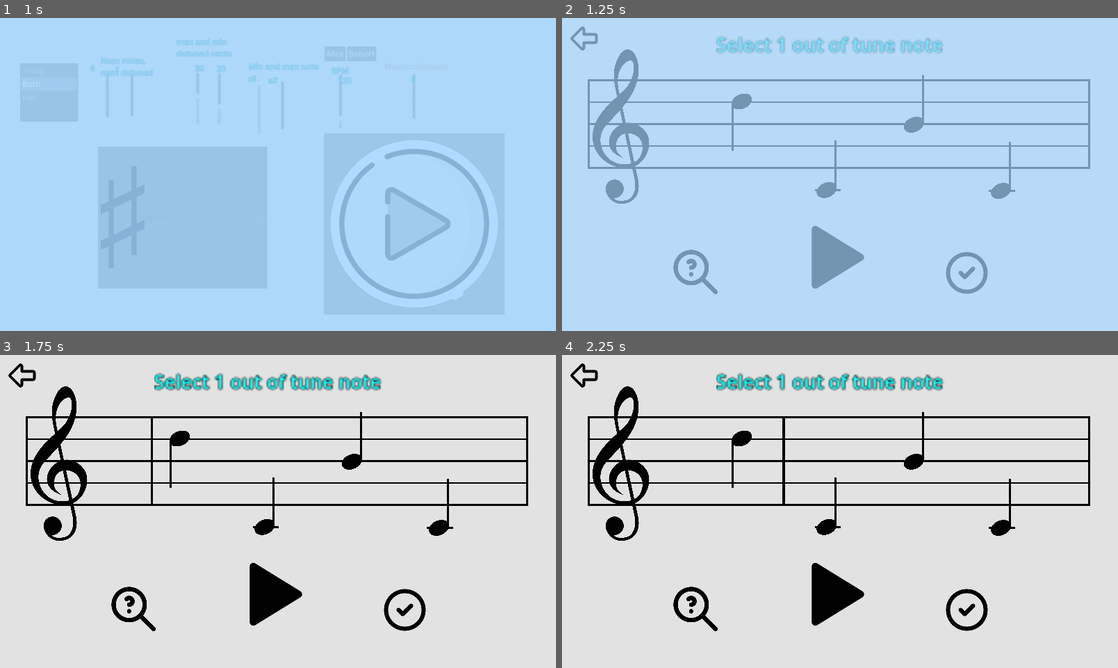
Above: before the commit, frames 1-4 (two rows, left to right).
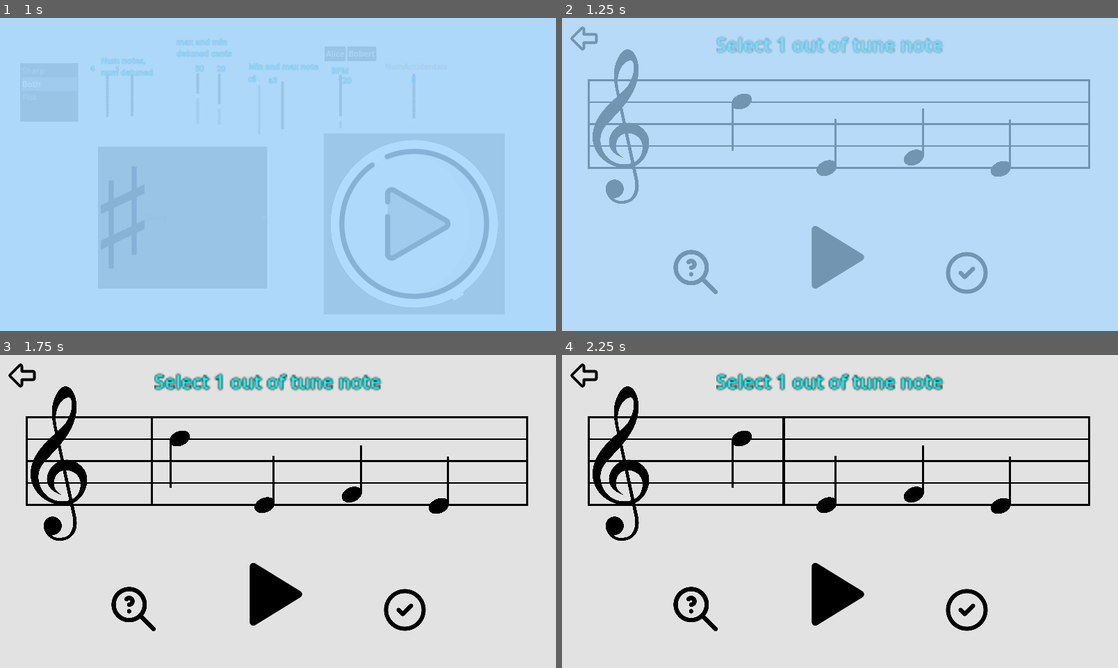
Above: after the commit, the same moments.

Repository: Sniggiho/COMP225-Reluna
Game: Godot game, scene res://Scenes/FreeplaySettingsMenu/FreeplaySettingsMenu.tscn
Same seed, same stepped clock (60 frames per second), same inputs: the game is played once before the commit and once after it. This scene is started directly instead of the project's main scene.
Inputs (mouse positions are in pixels of both pictures, inside the frame that each line leads up to):
- Up to frame 1 (1 s): click (411, 224) at 0.5 s
- Up to frame 2 (1.25 s): no input
- Up to frame 3 (1.75 s): click (272, 592) at 1.25 s
- Up to frame 4 (2.25 s): click (834, 592) at 2 s

Frame 1 is identical in both runs. In frame 2, 0.9% of the frame differs, in the area x 45-82%, y 18-58%; in frame 3, 0.9%; in frame 4, 0.9%.

Commit message:
resolve bySharps and min/max note errors

Diff:
--- a/Project/Scenes/FreeplaySettingsMenu/BySharp.gd
+++ b/Project/Scenes/FreeplaySettingsMenu/BySharp.gd
@@ -1,7 +1,7 @@
 extends OptionButton
 
 
-var map : Array = [false, true]
+var map : Array = [true, false]
 
 func _updateSetting():
 	GLevelData.bySharps = map[selected]
--- a/Project/Scenes/FreeplaySettingsMenu/MaxNote.gd
+++ b/Project/Scenes/FreeplaySettingsMenu/MaxNote.gd
@@ -5,7 +5,7 @@
 var notes : Array = ["c3", "c-3", "d3", "d-3", "e3", "f3", "f-3", "g3", "g-3", "a3", "a-3", "b3",
 					 "c4", "c-4", "d4", "d-4", "e4", "f4", "f-4", "g4", "g-4", "a4", "a-4", "b4",
 					 "c5", "c-5", "d5", "d-5", "e5", "f5", "f-5", "g5", "g-5", "a5", "a-5", "b5",
-					 "c6", "c6"]
+					 "c6", "c-6"]
 
 var noteMinIndex : int = 9
 var noteMaxIndex : int = 36
@@ -31,7 +31,7 @@
 
 	GLevelData.highestNote = notes[value+1]
 
-	print("GLevelData's lowest note: ", GLevelData.highestNote)
+	print("GLevelData's highest note: ", GLevelData.highestNote)
 
 #	var numTicks : int = noteMaxIndex - noteMinIndex + 1
 #	tick_count = numTicks
@@ -43,7 +43,7 @@
 		value = currNoteMin
 	text.text = notes[value]
 	GLevelData.highestNote = notes[value+1]
-	print("GLevelData's lowest note: ", GLevelData.highestNote)
+	print("GLevelData's higherst note: ", GLevelData.highestNote)
 
 
 # PASSED FROM MIN NOTE
--- a/Project/Scenes/MusicStaff/MusicStaff.gd
+++ b/Project/Scenes/MusicStaff/MusicStaff.gd
@@ -33,7 +33,7 @@
 	startY = 0
 	var lastAccidental : Sprite2D
 
-	if not GLevelData.bySharps:
+	if GLevelData.bySharps:
 		for i in range(1,GLevelData.numAccidentals+1):
 			get_node("sharp" + str(i)).show()
 		lastAccidental = get_node("sharp" + str(GLevelData.numAccidentals))
--- a/Project/Scenes/TuneCreator/TuneCreator.gd
+++ b/Project/Scenes/TuneCreator/TuneCreator.gd
@@ -178,12 +178,13 @@
 ##		allNotes : array
 ##			array containing the names of all notes found in the given key
 func _createNoteArrayInKey(accidentals, bySharps, lowestNote, highestNote) -> Array:
-
+	print("create note array calls were: accidentals = ", accidentals, " byShaprs = ", bySharps, " lowestNote = ", lowestNote, " and higghest note = ", highestNote)
 	assert(accidentals<=6) # cannot have more than 6 accidentals
 	# sharps order is: F – C – G – D – A – E – B
 	# flats order is: B - E - A - D - G - C - F
 
 	var sharps = ["f-", "c-", "g-", "d-", "a-", "f", "c"]
+	var naturalsForSharps = ["f", "c", "g", "d", "a", "e", "b"]
 
 	var flats = ["a-", "d-", "g-", "c-", "f-", "c", "f"]
 	var naturalsForFlats = ["b","e","a","d","g","c","f"] # to simplify adding natural notes to a key with flats
@@ -195,13 +196,14 @@
 		for i in range(accidentals):
 			notesInKey.append(sharps[i])
 		for i in range(accidentals, 7):
-			notesInKey.append(sharps[i].replace("-",""))
+			notesInKey.append(naturalsForSharps[i])
 	else:
 		for i in range(accidentals):
 			notesInKey.append(flats[i])
 		for i in range(accidentals, 7):
 			notesInKey.append(naturalsForFlats[i])
 
+	print("Note names in key are: ", notesInKey)
 	var lowOct = int(lowestNote[-1])
 	var highOct = int(highestNote[-1])
 
@@ -211,7 +213,7 @@
 
 	var allNotesCorrectRange = []
 	for n in allNotes: # narrows down to only the permitted notes
-		if self.compareNotes(n, lowestNote) and self.compareNotes(highestNote, n):
+		if self.compareNotes(n, lowestNote) and not self.compareNotes(n, highestNote):
 			allNotesCorrectRange.append(n)
 
 
